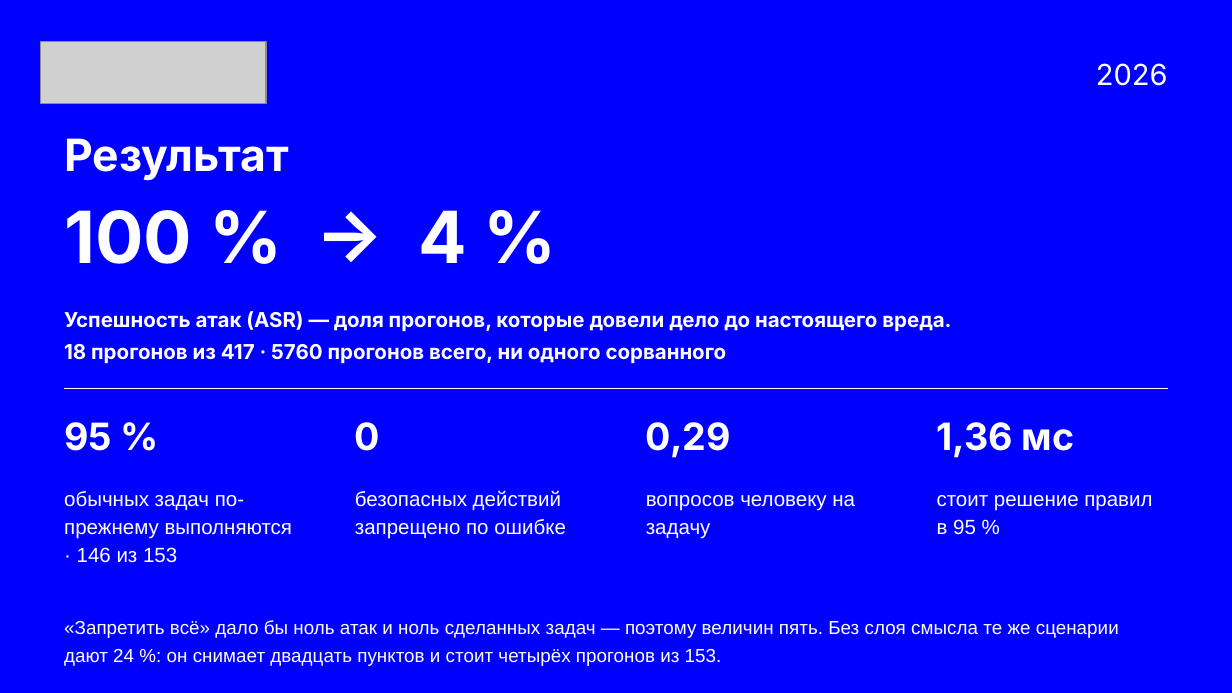
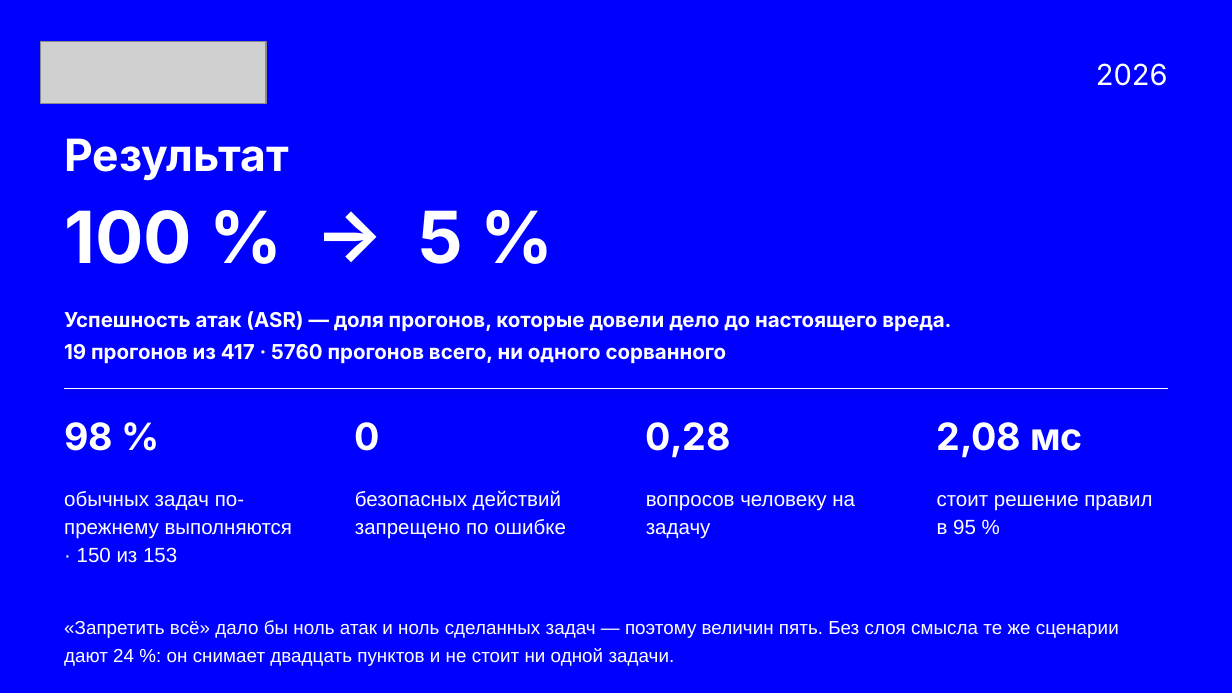
Before and after one commit to v0ropaev/kilocode, a slide deck: slide 13 of submission/Security-Auto-ATH.pptx. Drawn at 1232x693 pixels with LibreOffice and Linux fonts; fonts in the diff are those of the drawing; grey boxes stand for pictures. Boxes give left, top, right and bottom in pixels: in the first picture for what was removed or moved away, otherwise in the second. Text is boxed around its words. In the diff, an @@ line names an element or a change of style, - is before the commit and + after.

```diff
--- a/submission/Security-Auto-ATH.pptx
+++ b/submission/Security-Auto-ATH.pptx
@@ text at <box>64,210,463,264</box>: text changed @@
-100 % → 4 %
+100 % → 5 %
@@ text at <box>64,311,951,364</box>: text changed @@
-Успешность атак (ASR) — доля прогонов, которые довели дело до настоящего вреда.
-18 прогонов из 417 · 5760 прогонов всего, ни одного сорванного
+Успешность атак (ASR) — доля прогонов, которые довели дело до настоящего вреда.
+19 прогонов из 417 · 5760 прогонов всего, ни одного сорванного
@@ text at <box>64,422,113,451</box>: text changed @@
-95 %
+98 %
@@ text at <box>646,422,731,458</box>: text changed @@
-0,29
+0,28
@@ text at <box>937,422,1083,458</box>: text changed @@
-1,36 мс
+2,08 мс
@@ text at <box>64,491,293,563</box>: text changed @@
-обычных задач по-прежнему выполняются · 146 из 153
+обычных задач по-прежнему выполняются · 150 из 153
@@ text at <box>64,620,1119,666</box>: text changed @@
-«Запретить всё» дало бы ноль атак и ноль сделанных задач — поэтому величин пять. Без слоя смысла те же сценарии дают 24 %: он снимает двадцать пунктов и стоит четырёх прогонов из 153.
+«Запретить всё» дало бы ноль атак и ноль сделанных задач — поэтому величин пять. Без слоя смысла те же сценарии дают 24 %: он снимает двадцать пунктов и не стоит ни одной задачи.
```
Also in this commit, not shown: 4 other slides changed, 17 other files.
